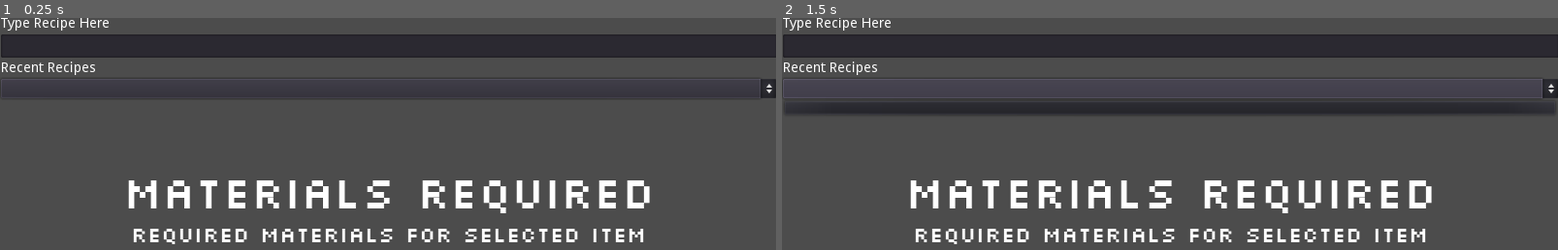
Above: before the commit, frames 1-2 (left to right).
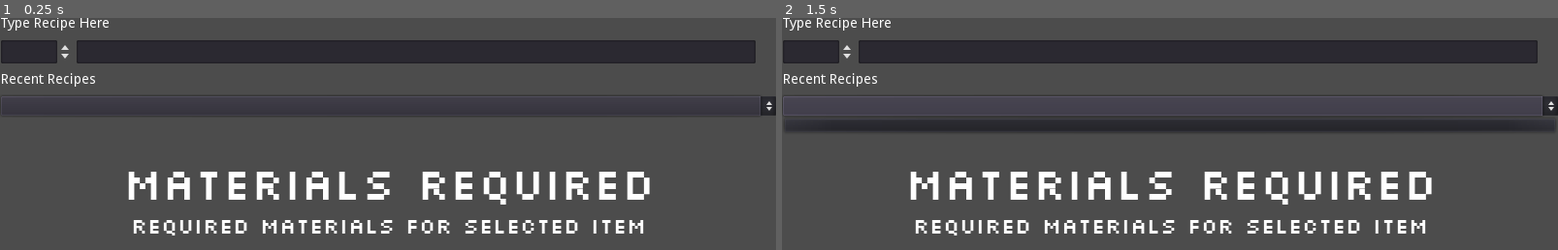
Above: after the commit, the same moments.

Repository: TwitchtvCarbs/MinecraftRecipeCalc
Game: Godot game, scene res://Main.tscn
Two runs of this game, one before a commit and one after it. Both use one fixed random seed, a clock stepped at 60 frames per second and the inputs below. The project has no main scene, so this scene is started directly.
Inputs (mouse positions are in pixels of both pictures, inside the frame that each line leads up to; where the layout moved, square brackets give the same spot in the first picture):
- Up to frame 1 (0.25 s): no input
- Up to frame 2 (1.5 s): tap Enter at 0.5 s; click (1170, 106) [1170, 87] at 1.25 s

The runs differ from the first frame. In frame 1, 13% of the frame differs, in the area x 0-100%, y 7-98%; in frame 2, 23%.

Commit message:
Started working on adding the multiplier input.

Diff:
--- a/Database/Global_Recipe_Create_Database.gd
+++ b/Database/Global_Recipe_Create_Database.gd
@@ -17,12 +17,12 @@
 var output_modName
 var item_group
 var hasTag
-var arrayModifier = 0 #Used when an recipe doesn't have a group and sets to one less then recipes with a group.
+var arrayModifier #Used when an recipe doesn't have a group and sets to one less then recipes with a group.
 var itemData = {}#Create a dictionary for temp items recipe data
 var recipe = []
 var database = []
 var recipeCount =_getAllRecipes()[0]
-var loadedRecipes = 0
+var loadedRecipes
 
 func init(loadRecipe):
 	recipeToLoad = loadRecipe
@@ -111,7 +111,6 @@
 				elif get_recipe_shaped()[arrayModifier+3].values()[a].has("tag"):
 					input_item[a] = get_recipe_shaped()[arrayModifier+3].values()[a]["tag"]
 				tempInputMN = String(input_item[a])
-				print(tempInputMN)
 				#set the mod name and subtract it from the display name.
 				input_modName[a] = String(_getModName(tempInputMN)[0])
 				input_item[a] = String(_getModName(tempInputMN)[1])
@@ -320,7 +319,6 @@
 	if index != -1:
 		text.push_front(item.right(index+1).replace("_"," "))
 		text.push_front(item.left(index).replace("_"," "))
-		print(text)
 	return text
 
 func _addRecipeToDatabase():
--- a/Database/Recipe_Database.json
+++ b/Database/Recipe_Database.json
@@ -1 +1 @@
-[{"input_amount":[],"input_items":["sand"],"input_modname":["minecraft"],"output_amount":1,"output_modname":"minecraft","output_name":"glass"}]
+[{"input_amount":[1,4,3,1],"input_items":["redstone","cobblestone","planks","iron ingot"],"input_modname":["minecraft","minecraft","minecraft","minecraft"],"output_amount":1,"output_modname":"minecraft","output_name":"piston"}]
--- a/GUI/Main.gd
+++ b/GUI/Main.gd
@@ -2,20 +2,21 @@
 
 
 func _ready():
+	var outputMultiplier = $VBox/HBox/outputMutiplier
 	pass
 
 
 func _on_LineEdit_text_entered(new_text):
-	var recentCount = $VBox/OptionButton.get_item_count()
+	#var recentCount = $VBox/HBox/OptionButton.get_item_count()
 	var tempText = new_text.replace(" ","_")
 	_getRecipeInfo(tempText.to_lower())
 	if Global_Recipe_Create_Database.recipe_output != "This recipe does not exist!":
 		#if recentCount !=0:
 			#for i in recentCount:
-				#if $VBox/OptionButton.get_item_text(i) != new_text or $VBox/OptionButton.get_item_text(0) !=tempText:
+				#if $VBox/OptionButton.get_item_text(i) != new_text or $VBox/RecentRecipeBox/OptionButton.get_item_text(0) !=tempText:
 					#$VBox/OptionButton.add_item(tempText.to_lower())
 		#else:
-			#if $VBox/OptionButton.get_item_text(0) != new_text or $VBox/OptionButton.get_item_text(0) !=tempText:
+			#if $VBox/OptionButton.get_item_text(0) != new_text or $VBox/RecentRecipeBox/OptionButton.get_item_text(0) !=tempText:
 				$VBox/OptionButton.add_item(tempText.to_lower())
 	pass # replace with function body
 
@@ -29,6 +30,13 @@
 func _getRecipeInfo(recipe):
 	Global_Recipe_Create_Database.init(recipe)
 	Global_Recipe_Create_Database._run()
-	$VBox/Label.text = Global_Recipe_Create_Database.recipe_output
-	$VBox/LineEdit.text=""
+	$VBox/debugPrintout.text = Global_Recipe_Create_Database.recipe_output
+	$VBox/HBox/LineEdit.text=""
 	$VBox/Menu_Required_Items._updateGUIOutput(recipe)
+
+
+
+
+func _on_outputMutiplier_value_changed(value):
+	Global.outputMultiplyer = floor(value)
+	pass # replace with function body
--- a/GUI/Menu_Required_Items/Menu_Required_Items.gd
+++ b/GUI/Menu_Required_Items/Menu_Required_Items.gd
@@ -13,12 +13,12 @@
 
 func _setOutputInfo(id,name,amount,modname):
 	instancedOutputItem[id]._setName(name)
-	instancedOutputItem[id]._setAmount(amount)
+	instancedOutputItem[id]._setAmount(amount * Global.outputMultiplyer)
 	instancedOutputItem[id]._setModName(modname)
 
 func _setInputInfo(id,name,amount,modname):
 	instancedInputItems[id]._setName(name)
-	instancedInputItems[id]._setAmount(amount)
+	instancedInputItems[id]._setAmount(amount * Global.outputMultiplyer)
 	instancedInputItems[id]._setModName(modname)
 	pass
 
@@ -27,7 +27,15 @@
 	instancedOutputItem.push_back(menuItemScene.instance())
 	$Margin/VBox/Items.add_child(instancedOutputItem[0])
 	_setOutputInfo(0,itemOutputData[0]["output_name"],itemOutputData[0]["output_amount"],itemOutputData[0]["output_modname"])
+	_updateGUIInputs()
 
 func _updateGUIInputs():
-
+	itemInputData = Global_DataParser.load_data("res://Database//Recipe_Database.json")
+	var inputCount = 4
+	for i in inputCount:
+		instancedInputItems.push_back(menuItemScene.instance())
+		if i == 0:
+			continue
+		$Margin/VBox/Items.add_child(instancedInputItems[i])
+		_setInputInfo(i,String(itemInputData[0]["input_items"][i]),float(itemInputData[0]["input_amount"][i]),String(itemInputData[0]["input_modname"][i]))
 	pass
--- a/GUI/Menu_Required_Items/Menu_Required_Items.tscn
+++ b/GUI/Menu_Required_Items/Menu_Required_Items.tscn
@@ -4,7 +4,7 @@
 [ext_resource path="res://GUI/Menu_Required_Items/Default48.tres.theme" type="Theme" id=2]
 [ext_resource path="res://GUI/Menu_Required_Items/Default18.tres.theme" type="Theme" id=3]
 
-[node name="Menu_Required_Items" type="Control"]
+[node name="Menu_Required_Items" type="Control" index="0"]
 
 anchor_left = 0.0
 anchor_top = 0.0
--- /dev/null
+++ b/Global.gd
@@ -0,0 +1,2 @@
+extends Node
+var outputMultiplyer = 0
--- a/Main.tscn
+++ b/Main.tscn
@@ -12,7 +12,7 @@
 font_data = ExtResource( 2 )
 _sections_unfolded = [ "Font", "Settings" ]
 
-[node name="Main" type="Node" index="0"]
+[node name="Main" type="Node"]
 
 script = ExtResource( 1 )
 
@@ -26,13 +26,16 @@
 margin_top = -1.0
 margin_right = 801.0
 margin_bottom = 116.0
+rect_min_size = Vector2( 800, 0 )
 rect_pivot_offset = Vector2( 0, 0 )
 rect_clip_content = false
 mouse_filter = 1
 mouse_default_cursor_shape = 0
 size_flags_horizontal = 1
 size_flags_vertical = 1
+custom_constants/separation = 10
 alignment = 0
+_sections_unfolded = [ "Rect", "custom_constants" ]
 
 [node name="RecipeInputBox" type="Label" parent="VBox" index="0"]
 
@@ -53,16 +56,58 @@
 lines_skipped = 0
 max_lines_visible = -1
 
-[node name="LineEdit" type="LineEdit" parent="VBox" index="1"]
-
-anchor_left = 0.0
-anchor_top = 0.0
-anchor_right = 0.0
-anchor_bottom = 0.0
-margin_top = 18.0
-margin_right = 800.0
-margin_bottom = 42.0
-rect_min_size = Vector2( 800, 20 )
+[node name="HBox" type="HBoxContainer" parent="VBox" index="1"]
+
+anchor_left = 0.0
+anchor_top = 0.0
+anchor_right = 0.0
+anchor_bottom = 0.0
+margin_top = 24.0
+margin_right = 800.0
+margin_bottom = 48.0
+rect_pivot_offset = Vector2( 0, 0 )
+rect_clip_content = false
+mouse_filter = 1
+mouse_default_cursor_shape = 0
+size_flags_horizontal = 1
+size_flags_vertical = 1
+alignment = 0
+
+[node name="outputMutiplier" type="SpinBox" parent="VBox/HBox" index="0"]
+
+anchor_left = 0.0
+anchor_top = 0.0
+anchor_right = 0.0
+anchor_bottom = 0.0
+margin_right = 74.0
+margin_bottom = 24.0
+rect_pivot_offset = Vector2( 0, 0 )
+rect_clip_content = false
+mouse_filter = 0
+mouse_default_cursor_shape = 0
+size_flags_horizontal = 1
+size_flags_vertical = 1
+min_value = 1.0
+max_value = 999.0
+step = 1.0
+page = 0.0
+value = 1.0
+exp_edit = false
+rounded = false
+editable = true
+prefix = ""
+suffix = ""
+
+[node name="LineEdit" type="LineEdit" parent="VBox/HBox" index="1"]
+
+anchor_left = 0.0
+anchor_top = 0.0
+anchor_right = 0.0
+anchor_bottom = 0.0
+margin_left = 78.0
+margin_right = 778.0
+margin_bottom = 24.0
+rect_min_size = Vector2( 700, 20 )
 rect_pivot_offset = Vector2( 0, 0 )
 rect_clip_content = false
 focus_mode = 2
@@ -84,9 +129,10 @@
 anchor_top = 0.0
 anchor_right = 0.0
 anchor_bottom = 0.0
-margin_top = 46.0
-margin_right = 800.0
-margin_bottom = 60.0
+margin_top = 58.0
+margin_right = 800.0
+margin_bottom = 72.0
+rect_min_size = Vector2( 700, 0 )
 rect_pivot_offset = Vector2( 0, 0 )
 rect_clip_content = false
 mouse_filter = 2
@@ -97,6 +143,7 @@
 percent_visible = 1.0
 lines_skipped = 0
 max_lines_visible = -1
+_sections_unfolded = [ "Rect" ]
 
 [node name="OptionButton" type="OptionButton" parent="VBox" index="3"]
 
@@ -104,9 +151,9 @@
 anchor_top = 0.0
 anchor_right = 0.0
 anchor_bottom = 0.0
-margin_top = 64.0
-margin_right = 800.0
-margin_bottom = 84.0
+margin_top = 82.0
+margin_right = 800.0
+margin_bottom = 102.0
 rect_min_size = Vector2( 800, 20 )
 rect_pivot_offset = Vector2( 0, 0 )
 rect_clip_content = false
@@ -125,15 +172,16 @@
 items = [  ]
 selected = -1
 
-[node name="Label" type="Label" parent="VBox" index="4"]
-
-anchor_left = 0.0
-anchor_top = 0.0
-anchor_right = 0.0
-anchor_bottom = 0.0
-margin_top = 88.0
-margin_right = 800.0
-margin_bottom = 117.0
+[node name="debugPrintout" type="Label" parent="VBox" index="4"]
+
+visible = false
+anchor_left = 0.0
+anchor_top = 0.0
+anchor_right = 0.0
+anchor_bottom = 0.0
+margin_top = 112.0
+margin_right = 800.0
+margin_bottom = 141.0
 rect_pivot_offset = Vector2( 0, 0 )
 rect_clip_content = false
 mouse_filter = 2
@@ -148,12 +196,14 @@
 
 [node name="Menu_Required_Items" parent="VBox" index="5" instance=ExtResource( 3 )]
 
-margin_top = 121.0
-margin_right = 800.0
-margin_bottom = 121.0
+margin_top = 112.0
+margin_right = 800.0
+margin_bottom = 112.0
 _sections_unfolded = [ "Rect" ]
 maxItems = 1
 
-[connection signal="text_entered" from="VBox/LineEdit" to="." method="_on_LineEdit_text_entered"]
+[connection signal="value_changed" from="VBox/HBox/outputMutiplier" to="." method="_on_outputMutiplier_value_changed"]
+
+[connection signal="text_entered" from="VBox/HBox/LineEdit" to="." method="_on_LineEdit_text_entered"]
 
 [connection signal="item_selected" from="VBox/OptionButton" to="." method="_on_OptionButton_item_selected"]
--- a/project.godot
+++ b/project.godot
@@ -18,6 +18,7 @@
 Global_DataParser="*res://Database/Global_DataParser.gd"
 Main="*res://GUI/Main.gd"
 Global_Recipe_Create_Database="*res://Database/Global_Recipe_Create_Database.gd"
+Global="*res://Global.gd"
 
 [display]
 
